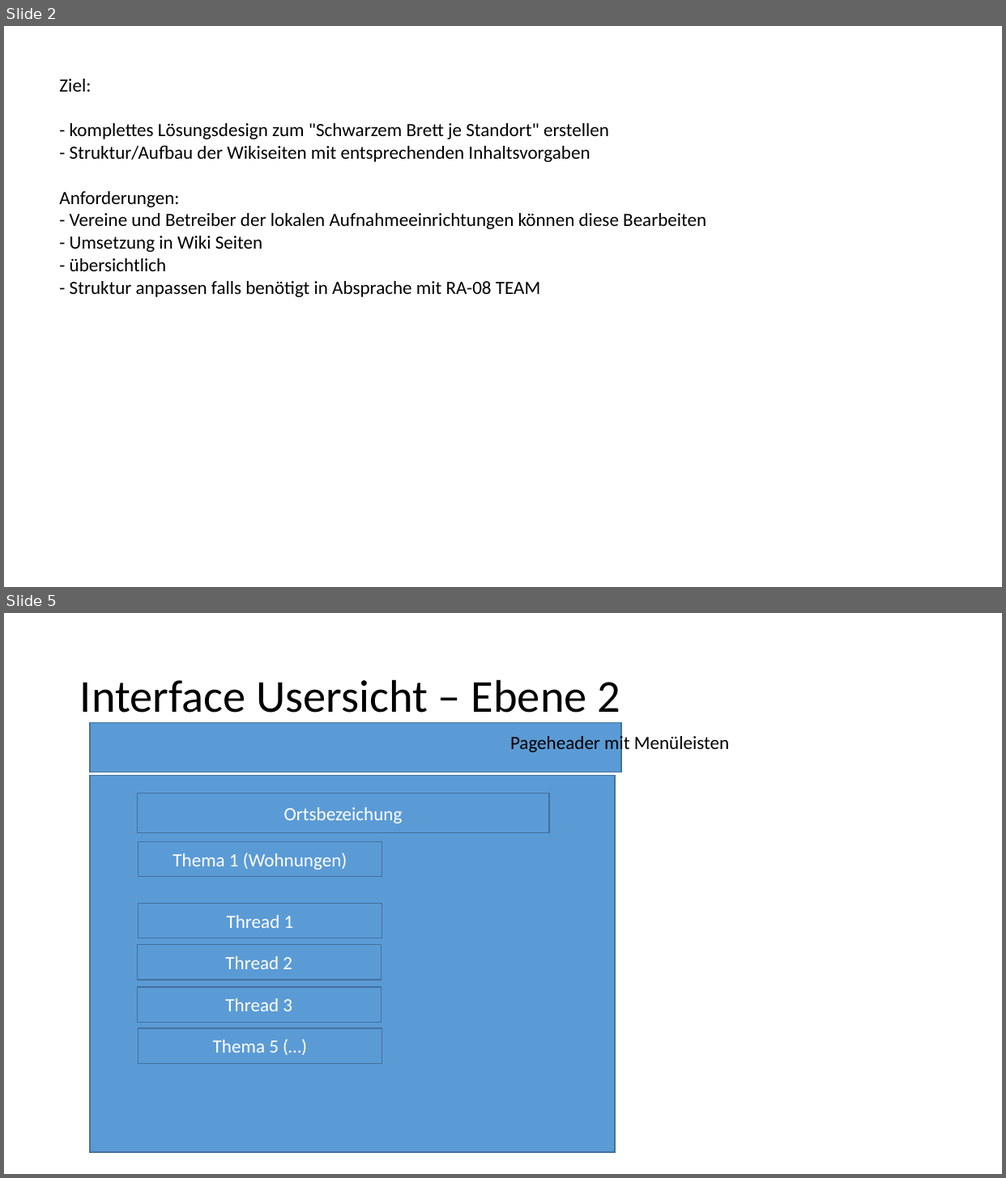
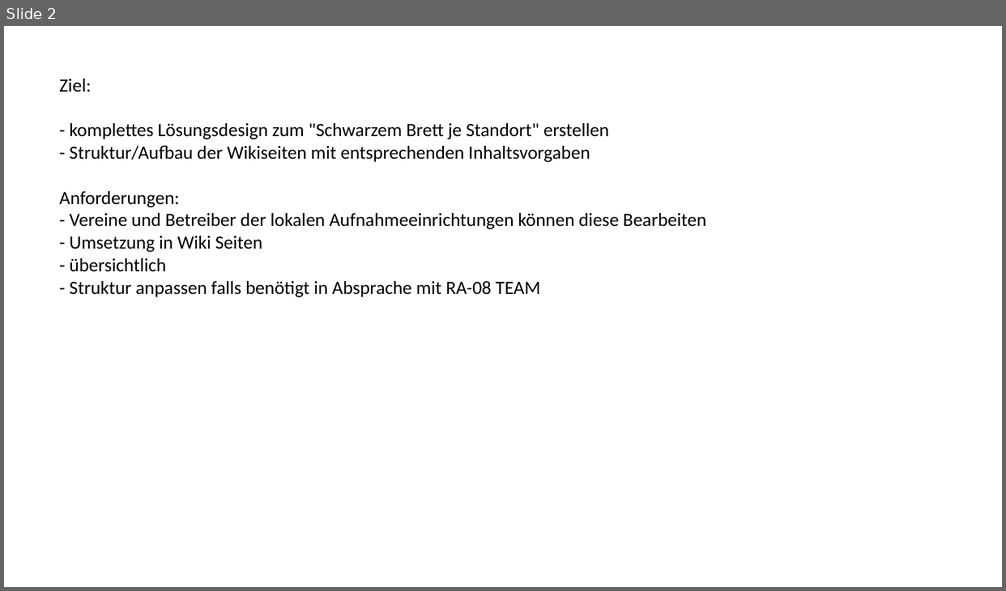
Before and after one commit to RefugeesWelcomeApp/ApplicationDevelopment, a slide deck: Solution_Design/Story Board/Storys/RA-35-Schwarzes Brett/RA-35-Schwarzes Brett.pptx. Shown one above the other, each under a label of ours: slides 2 and 5 before the commit, slide 2 after it; the slides between them are not shown. The pictures are 1006x1178 and 1006x591 pixels, drawn with LibreOffice and Linux fonts; fonts in the diff are those of the drawing. Boxes give left, top, right and bottom in pixels: in the first picture for what was removed or moved away, otherwise in the second. Text is boxed around its words. In the diff, an @@ line names an element or a change of style, - is before the commit and + after.

```diff
--- a/Solution_Design/Story Board/Storys/RA-35-Schwarzes Brett/RA-35-Schwarzes Brett.pptx
+++ b/Solution_Design/Story Board/Storys/RA-35-Schwarzes Brett/RA-35-Schwarzes Brett.pptx
@@ slide 5 removed at [4, 613, 1002, 1174], background #FFFFFF @@
@@ title removed at [80, 679, 621, 713] @@
-Interface Usersicht – Ebene 2
@@ rectangle removed at [90, 723, 621, 772] @@
@@ text removed at [510, 734, 729, 755] @@
-Pageheader mit Menüleisten
@@ rectangle removed at [90, 776, 615, 1152] @@
@@ rectangle removed at [138, 794, 550, 833] @@
-Ortsbezeichung
@@ rectangle removed at [138, 842, 382, 877] @@
-Thema 1 (Wohnungen)
@@ rectangle removed at [138, 904, 382, 939] @@
-Thread 1
@@ rectangle removed at [138, 944, 381, 980] @@
-Thread 2
@@ rectangle removed at [138, 987, 381, 1023] @@
-Thread 3
@@ rectangle removed at [138, 1029, 382, 1063] @@
-Thema 5 (…)
```
Also in this commit, not shown: 4 slides added, 5 other slides removed.
